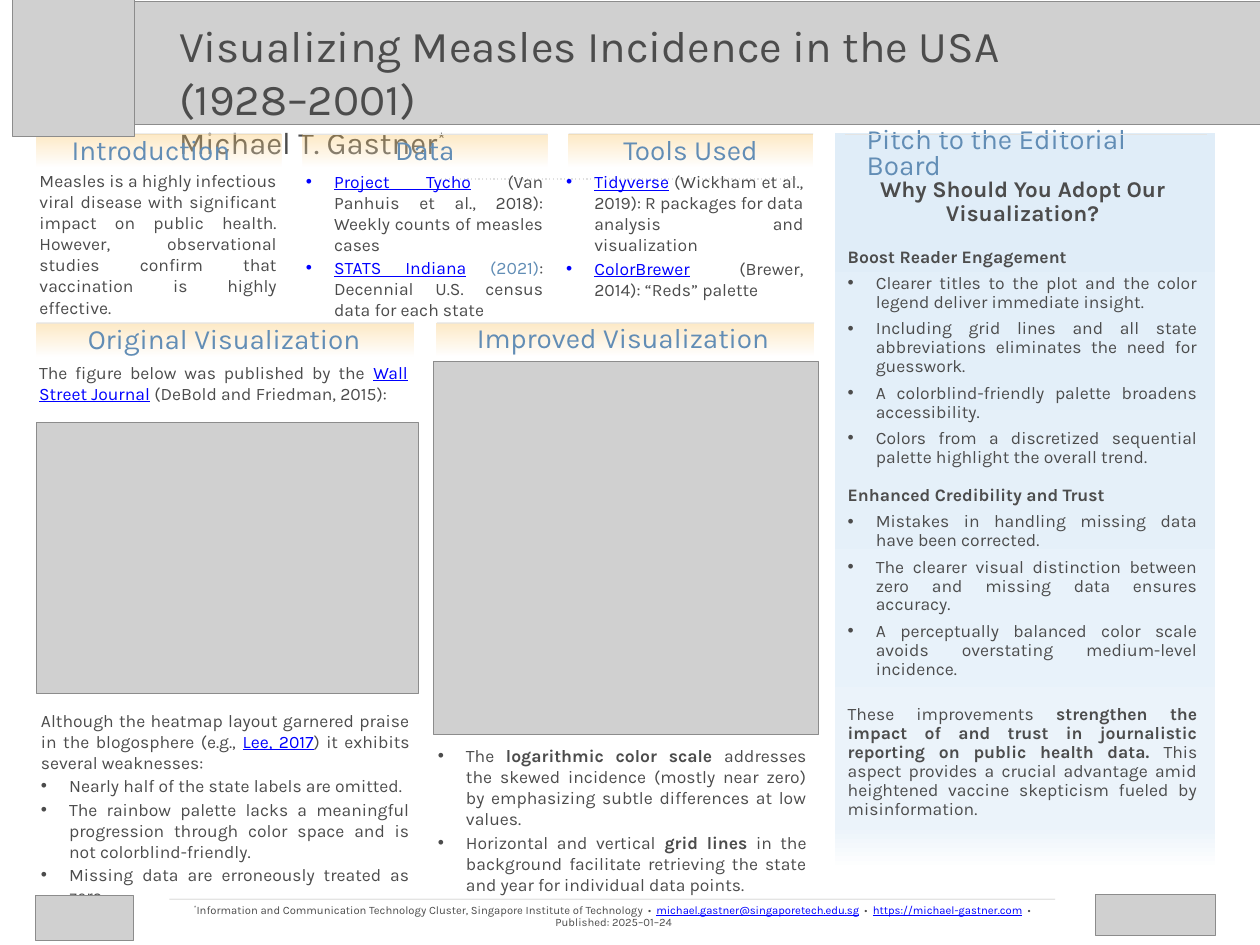
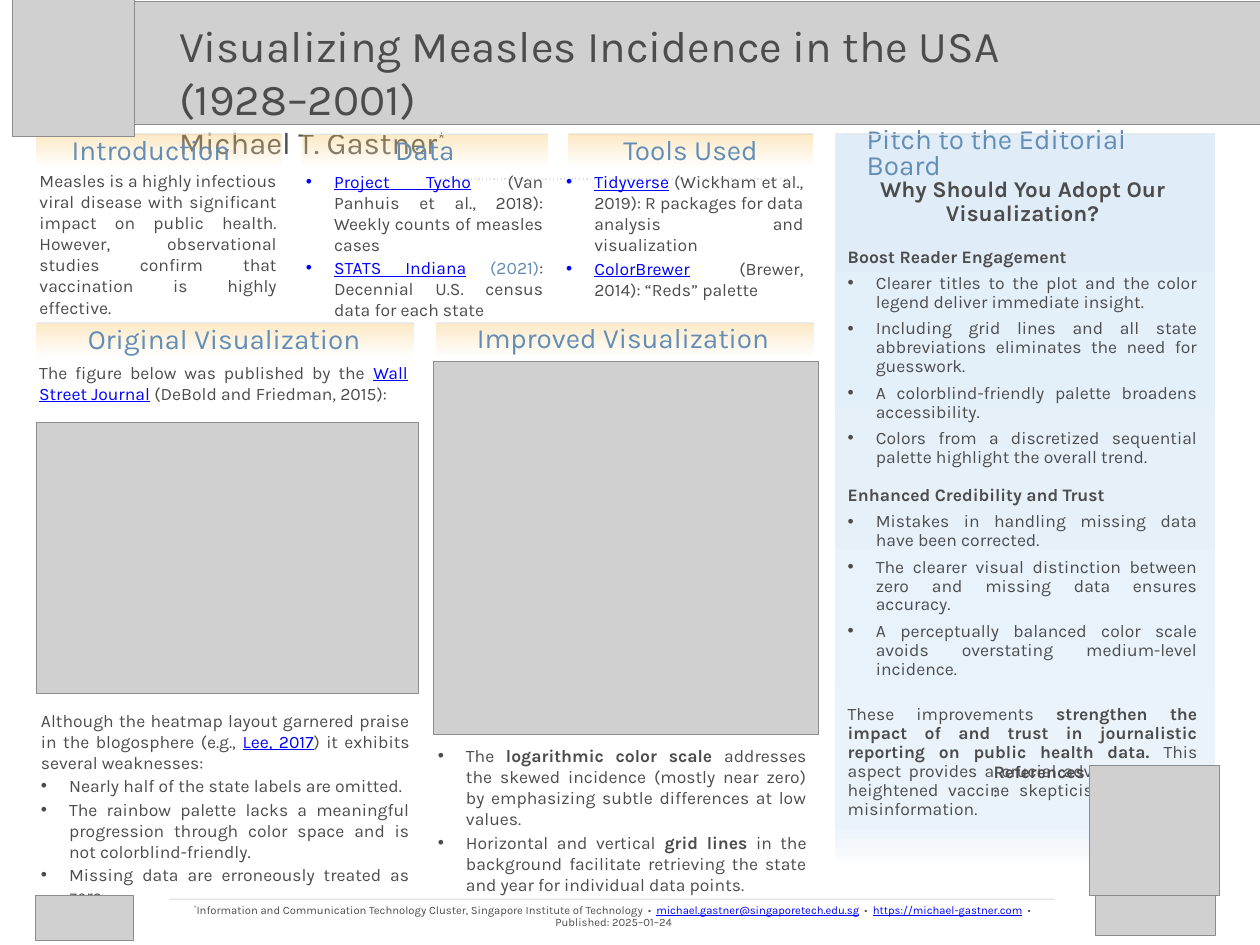
Before and after one commit to mgastner/info_vis_2025_measles_poster, a slide deck: slide 1 of measles_poster.pptx. Drawn at 1260x945 pixels with LibreOffice and Linux fonts; fonts in the diff are those of the drawing; grey boxes stand for pictures. Boxes give left, top, right and bottom in pixels: in the first picture for what was removed or moved away, otherwise in the second. Text is boxed around its words. In the diff, an @@ line names an element or a change of style, - is before the commit and + after.

Commit message:
QR code for references

```diff
--- a/measles_poster.pptx
+++ b/measles_poster.pptx
@@ text "Why Should You Adopt Our ..." rewrapped from [848, 181, 1198, 815] to [848, 181, 1198, 782] @@
@@ text added at [994, 765, 1085, 778], 14 pt, text #4C4C4C, bold @@
+References:
@@ picture added at [1089, 765, 1220, 895] @@
```
Also in this commit, not shown: 1 other file.
